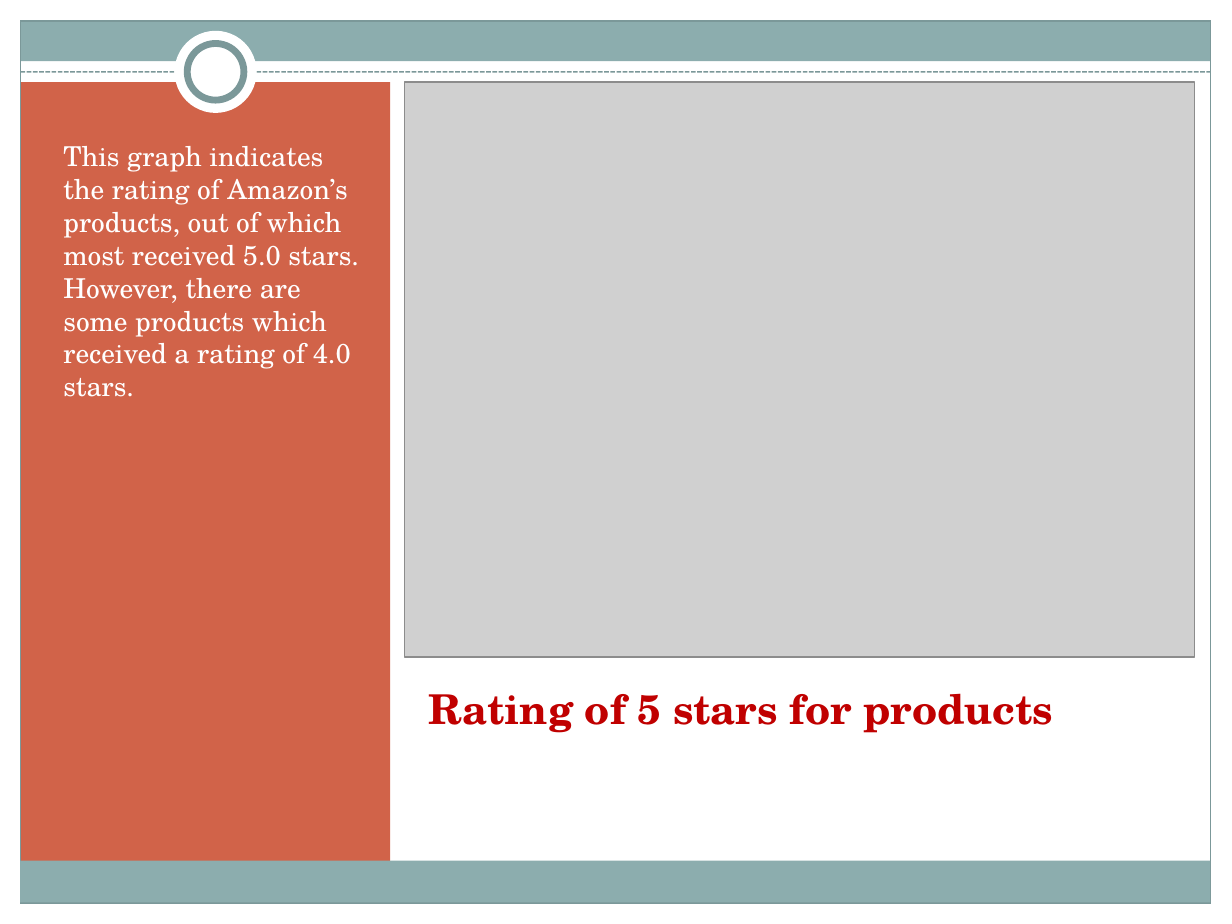
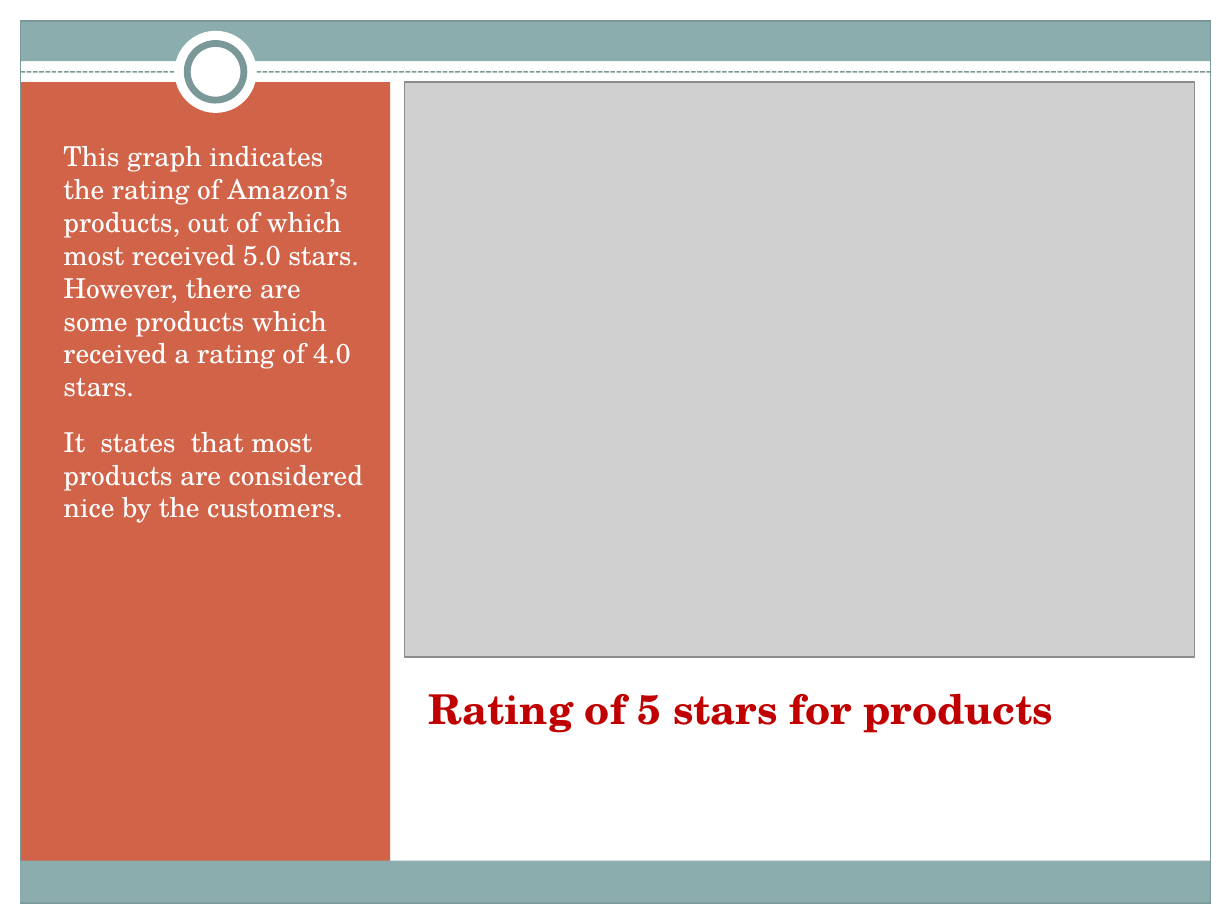
Before and after one commit to AshaSharmaGitHub/CDF-Project, a slide deck: slide 4 of Project-PPT.pptx. Drawn at 1232x924 pixels with LibreOffice and Linux fonts; fonts in the diff are those of the drawing; grey boxes stand for pictures. Boxes give left, top, right and bottom in pixels: in the first picture for what was removed or moved away, otherwise in the second. Text is boxed around its words. In the diff, an @@ line names an element or a change of style, - is before the commit and + after.

```diff
--- a/Project-PPT.pptx
+++ b/Project-PPT.pptx
@@ text at (x1=63, y1=432, x2=363, y2=523): paragraph added @@
+It states that most products are considered nice by the customers.
```
Also in this commit, not shown: 3 other slides changed, 1 other file.
